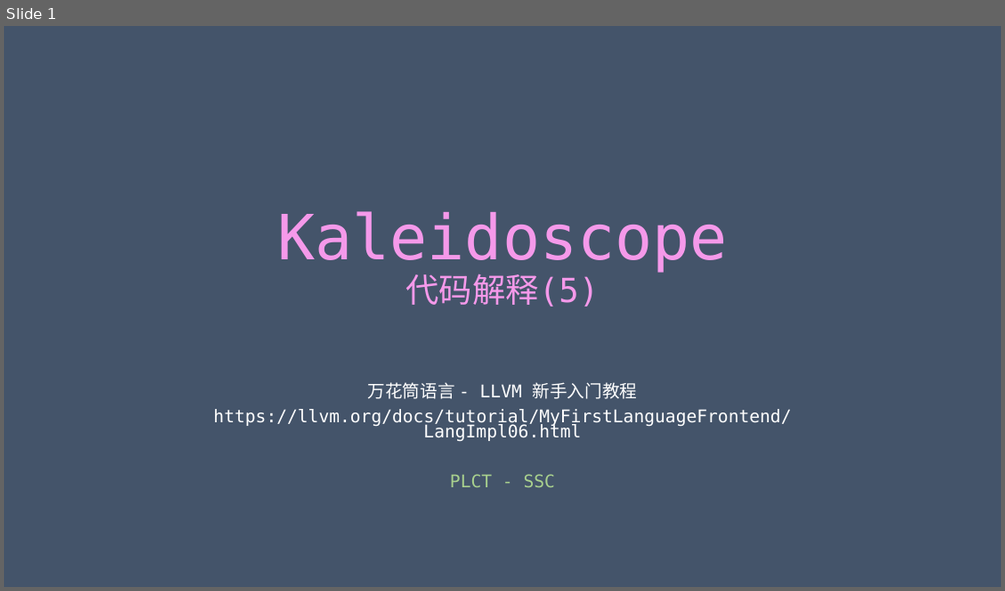
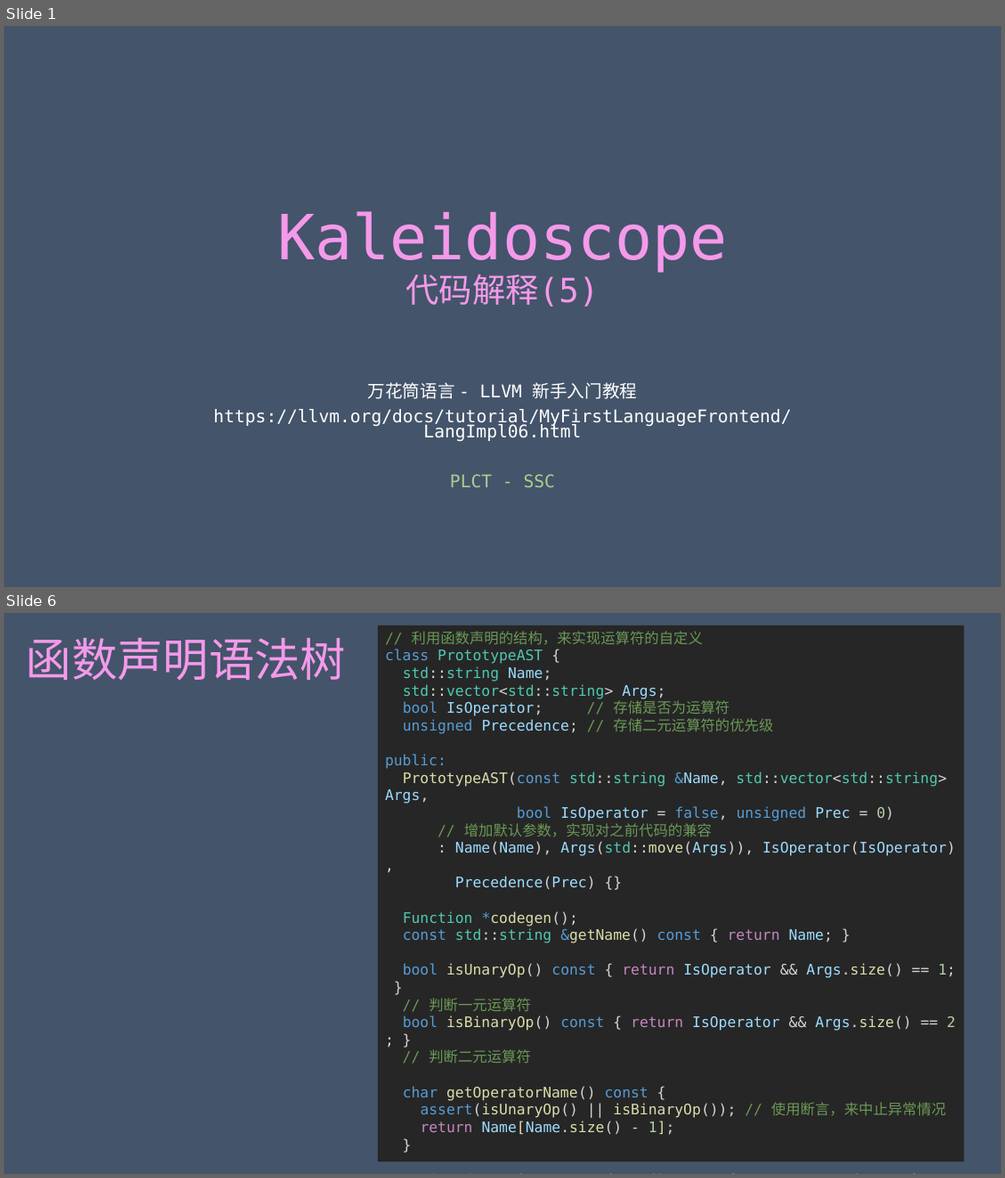
Before and after one commit to achieveartificialintelligence/download, a slide deck: Kaleidoscope/Ch6/Kaleidoscope.pptx. Shown one above the other, each under a label of ours: slide 1 before the commit, slides 1 and 6 after it; the slides between them are not shown. The pictures are 1005x591 and 1005x1178 pixels, drawn with LibreOffice and Linux fonts; fonts in the diff are those of the drawing. Boxes give left, top, right and bottom in pixels: in the first picture for what was removed or moved away, otherwise in the second. Text is boxed around its words. In the diff, an @@ line names an element or a change of style, - is before the commit and + after.

```diff
--- a/Kaleidoscope/Ch6/Kaleidoscope.pptx
+++ b/Kaleidoscope/Ch6/Kaleidoscope.pptx
@@ slide 6 added at box(4, 613, 1001, 1174), background #44546A @@
@@ title added at box(26, 638, 346, 680), 44 pt, text gradient #F599EA to #89D1EB @@
+函数声明语法树
@@ rectangle added at box(378, 625, 964, 1162), fill #262626, 14 pt, text #9CDCFE @@
+// 利用函数声明的结构，来实现运算符的自定义
+class PrototypeAST {
+std::string Name;
+std::vector<std::string> Args;
+bool IsOperator; // 存储是否为运算符
+unsigned Precedence; // 存储二元运算符的优先级
+public:
+PrototypeAST(const std::string &Name, std::vector<std::string> Args,
+bool IsOperator = false, unsigned Prec = 0)
+// 增加默认参数，实现对之前代码的兼容
+: Name(Name), Args(std::move(Args)), IsOperator(IsOperator),
+Precedence(Prec) {}
+Function *codegen();
+const std::string &getName() const { return Name; }
+bool isUnaryOp() const { return IsOperator && Args.size() == 1; }
+// 判断一元运算符
+bool isBinaryOp() const { return IsOperator && Args.size() == 2; }
+// 判断二元运算符
+char getOperatorName() const {
+assert(isUnaryOp() || isBinaryOp()); // 使用断言，来中止异常情况
+return Name[Name.size() - 1];
+}
+unsigned getBinaryPrecedence() const { return Precedence; }
+// 返回非负优先级，最低优先级为0
+};
```
Also in this commit, not shown: 7 other slides added, 1 other file.
